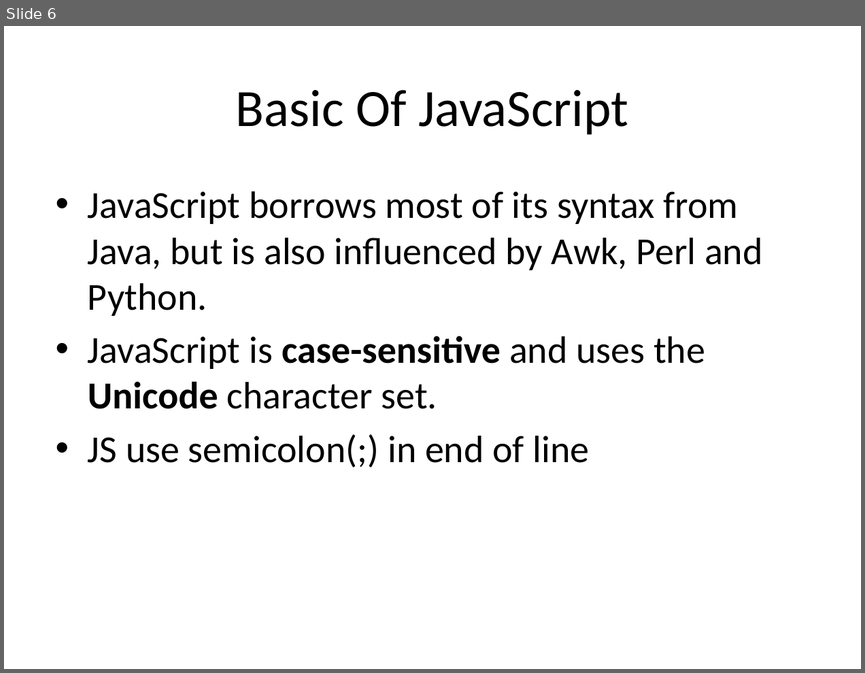
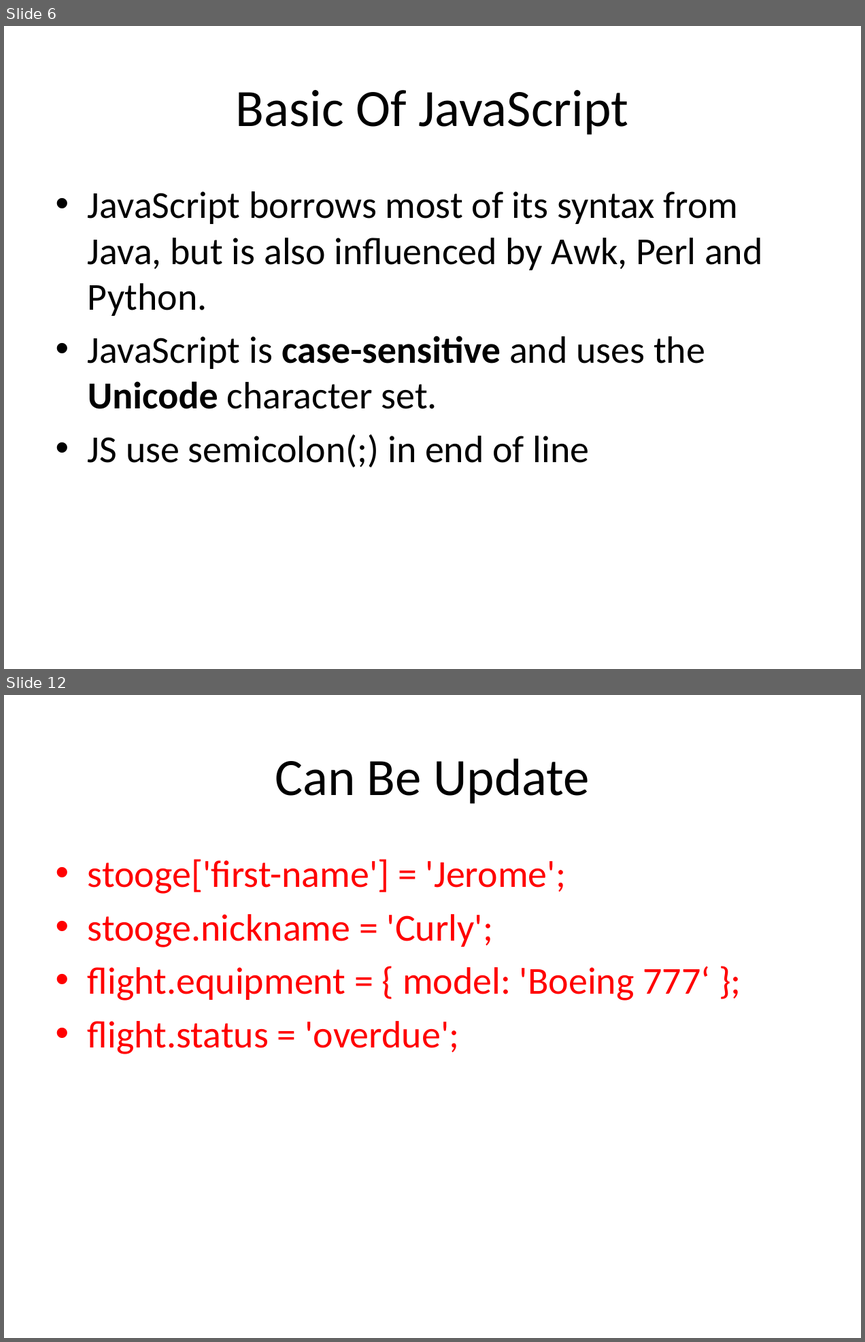
Before and after one commit to kuliketik/nullJSLearn, a slide deck: Introduction JavaScript.pptx. Shown one above the other, each under a label of ours: slide 6 before the commit, slides 6 and 12 after it; the slides between them are not shown. The pictures are 865x673 and 865x1342 pixels, drawn with LibreOffice and Linux fonts; fonts in the diff are those of the drawing. Boxes give left, top, right and bottom in pixels: in the first picture for what was removed or moved away, otherwise in the second. Text is boxed around its words. In the diff, an @@ line names an element or a change of style, - is before the commit and + after.

```diff
--- a/Introduction JavaScript.pptx
+++ b/Introduction JavaScript.pptx
@@ slide 12 added at (4, 695, 861, 1338), background #FFFFFF @@
@@ title added at (275, 758, 589, 804), 44 pt, text #000000 @@
+Can Be Update
@@ text added at (88, 859, 710, 1054), 32 pt, text #FF0000 @@
+• stooge['first-name'] = 'Jerome';
+• stooge.nickname = 'Curly';
+• flight.equipment = { model: 'Boeing 777‘ };
+• flight.status = 'overdue';
```
Also in this commit, not shown: 9 other slides added.
